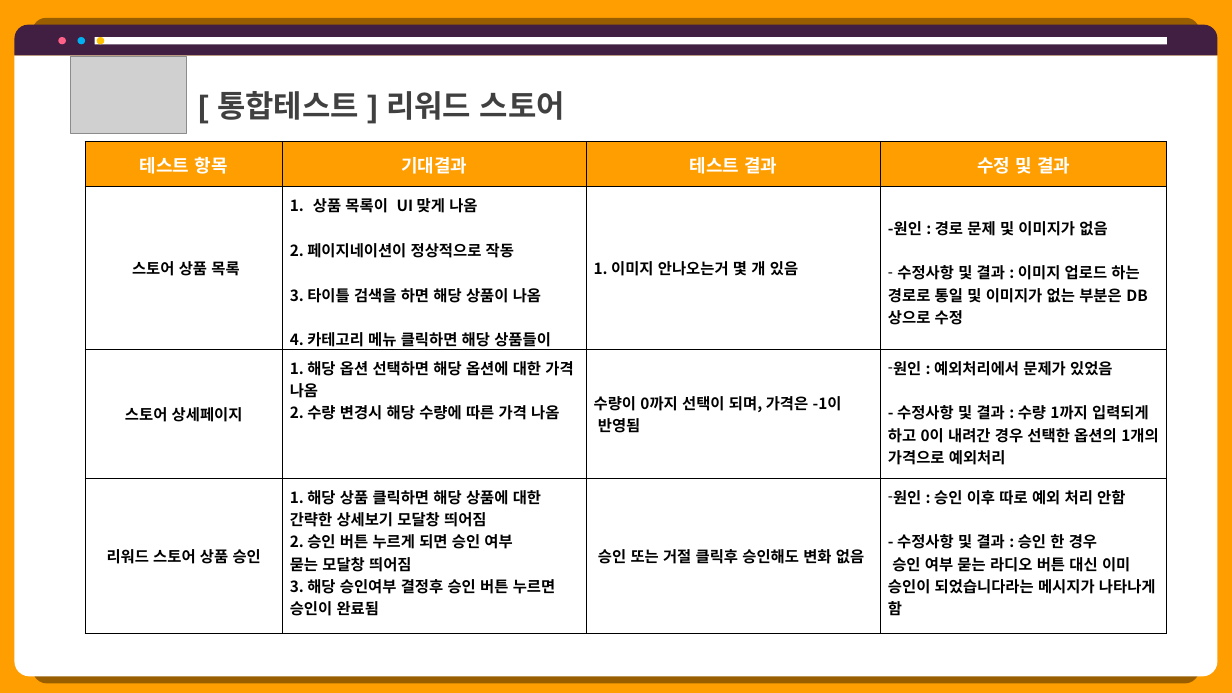
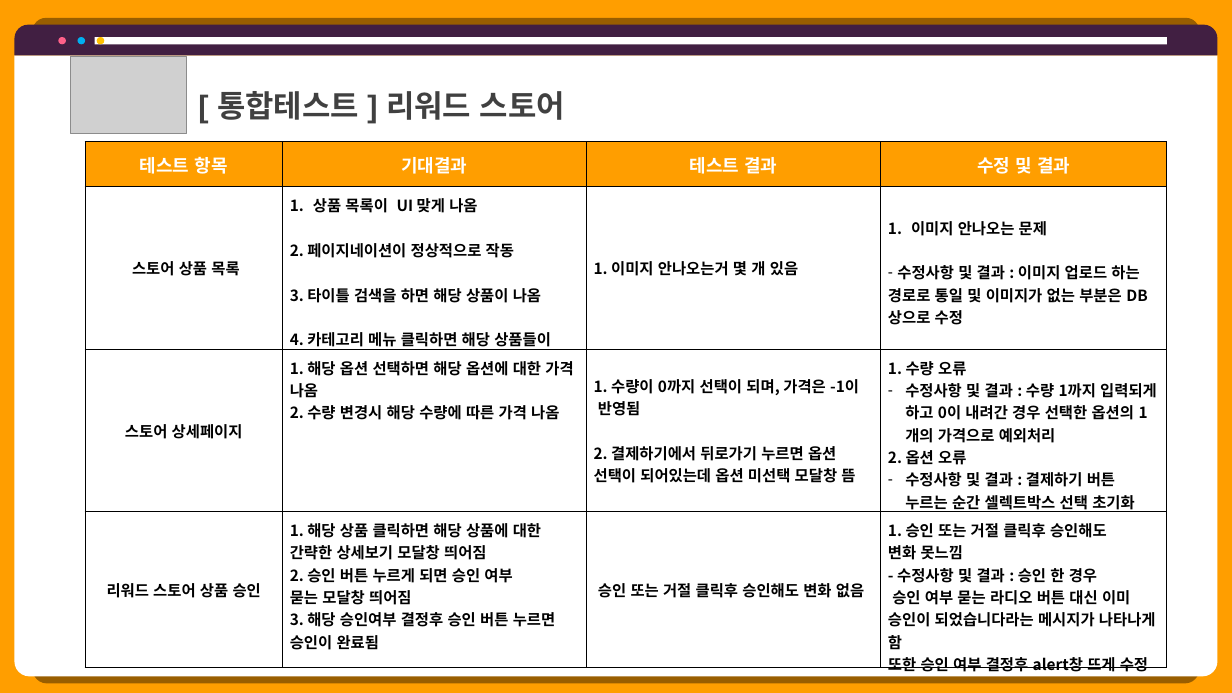
Before and after one commit to hhsw07/ezen-academy-projects, a slide deck: slide 16 of 0 발표용 파워포인트/0608 5차발표/0608 project06 - 파워포인트 - 기범.pptx (slide 19 before the commit). Drawn at 1232x693 pixels with LibreOffice and Linux fonts; fonts in the diff are those of the drawing; grey boxes stand for pictures. Boxes give left, top, right and bottom in pixels: in the first picture for what was removed or moved away, otherwise in the second. Text is boxed around its words. In the diff, an @@ line names an element or a change of style, - is before the commit and + after.

```diff
--- a/0 발표용 파워포인트/0608 5차발표/0608 project06 - 파워포인트 - 기범.pptx
+++ b/0 발표용 파워포인트/0608 5차발표/0608 project06 - 파워포인트 - 기범.pptx
@@ table at [85, 141, 1168, 676] @@
-row 2, column 4: -원인 : 경로 문제 및 이미지가 없음 / 수정사항 및 결과 : 이미지 업로드 하는 경로로 통일 및 이미지가 없는 부분은 DB상으로 수정
+row 2, column 4: 이미지 안나오는 문제 / 수정사항 및 결과 : 이미지 업로드 하는 경로로 통일 및 이미지가 없는 부분은 DB상으로 수정
-row 3, column 3: 수량이 0까지 선택이 되며, 가격은 -1이 / 반영됨
+row 3, column 3: 1. 수량이 0까지 선택이 되며, 가격은 -1이 / 반영됨 / 2. 결제하기에서 뒤로가기 누르면 옵션 선택이 되어있는데 옵션 미선택 모달창 뜸
-row 3, column 4: 원인 : 예외처리에서 문제가 있었음 / - 수정사항 및 결과 : 수량 1까지 입력되게 하고 0이 내려간 경우 선택한 옵션의 1개의 가격으로 예외처리
+row 3, column 4: 1. 수량 오류 / 수정사항 및 결과 : 수량 1까지 입력되게 하고 0이 내려간 경우 선택한 옵션의 1개의 가격으로 예외처리 / 2. 옵션 오류 / 수정사항 및 결과 : 결제하기 버튼 누르는 순간 셀렉트박스 선택 초기화 처리
-row 4, column 4: 원인 : 승인 이후 따로 예외 처리 안함 / - 수정사항 및 결과 : 승인 한 경우 / 승인 여부 묻는 라디오 버튼 대신 이미 승인이 되었습니다라는 메시지가 나타나게 함
+row 4, column 4: 1. 승인 또는 거절 클릭후 승인해도 / 변화 못느낌 / - 수정사항 및 결과 : 승인 한 경우 / 승인 여부 묻는 라디오 버튼 대신 이미 승인이 되었습니다라는 메시지가 나타나게 함 / 또한 승인 여부 결정후 alert창 뜨게 수정
```
Also in this commit, not shown: 12 other slides changed, 3 slides removed.
